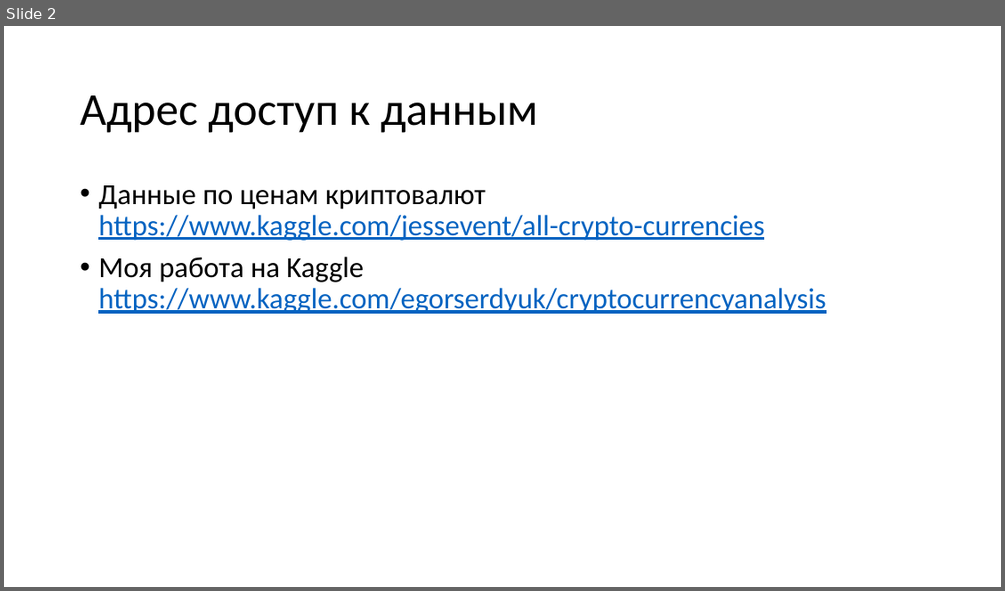
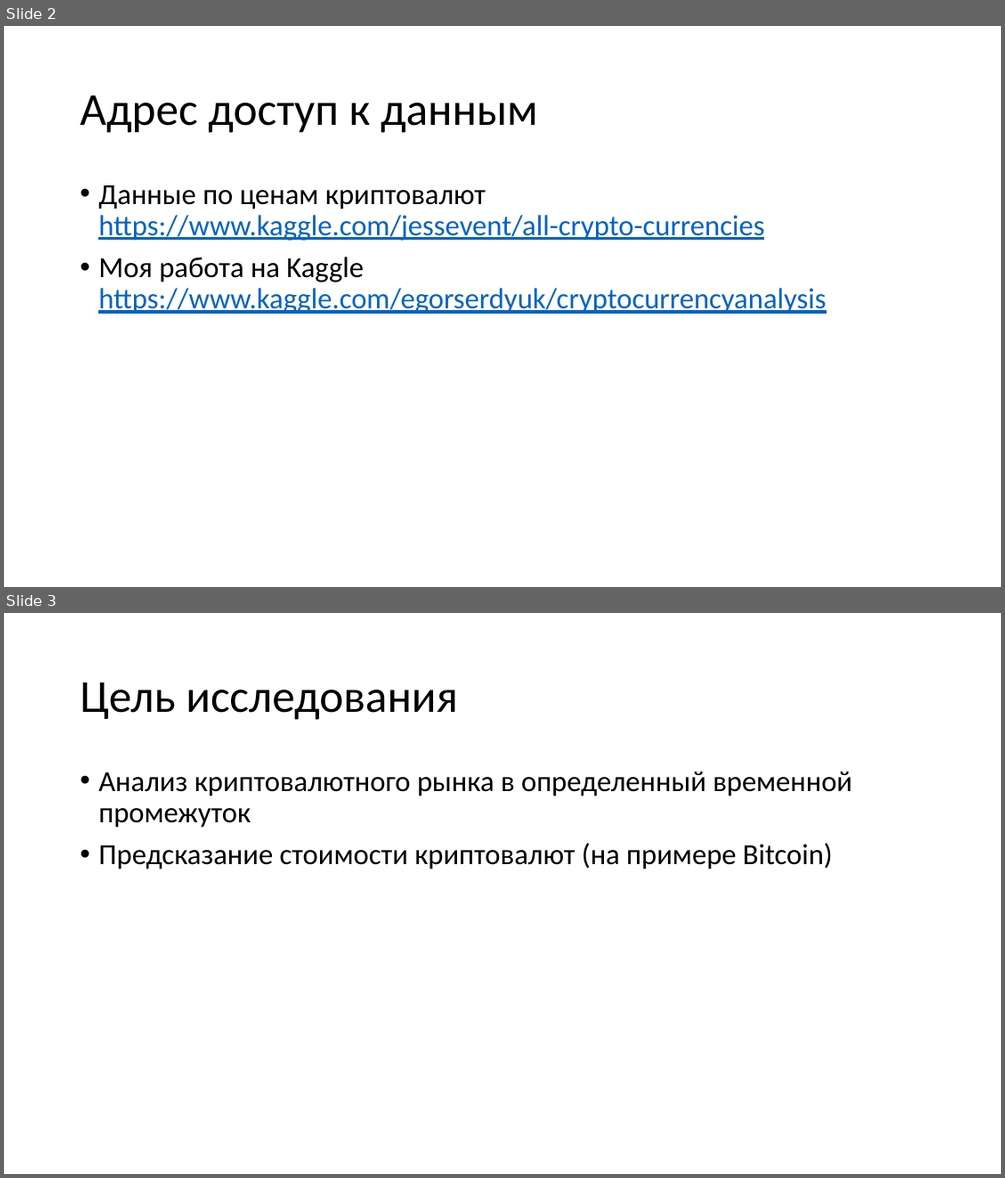
Before and after one commit to egorserdyuk/ASU-Datascience, a slide deck: Crypto/Анализ данных.pptx. Shown one above the other, each under a label of ours: slide 2 before the commit, slides 2 and 3 after it. The pictures are 1005x591 and 1005x1178 pixels, drawn with LibreOffice and Linux fonts; fonts in the diff are those of the drawing. Boxes give left, top, right and bottom in pixels: in the first picture for what was removed or moved away, otherwise in the second. Text is boxed around its words. In the diff, an @@ line names an element or a change of style, - is before the commit and + after.

```diff
--- a/Crypto/Анализ данных.pptx
+++ b/Crypto/Анализ данных.pptx
@@ slide 3 added at (x1=4, y1=613, x2=1001, y2=1174), background #FFFFFF @@
@@ title added at (x1=80, y1=682, x2=458, y2=720), 44 pt, text #000000 @@
+Цель исследования
@@ text added at (x1=98, y1=771, x2=852, y2=869), 28 pt, text #000000 @@
+• Анализ криптовалютного рынка в определенный временной промежуток
+• Предсказание стоимости криптовалют (на примере Bitcoin)
```
Also in this commit, not shown: 1 slide changed, 3 other slides added, 2 slides removed.
